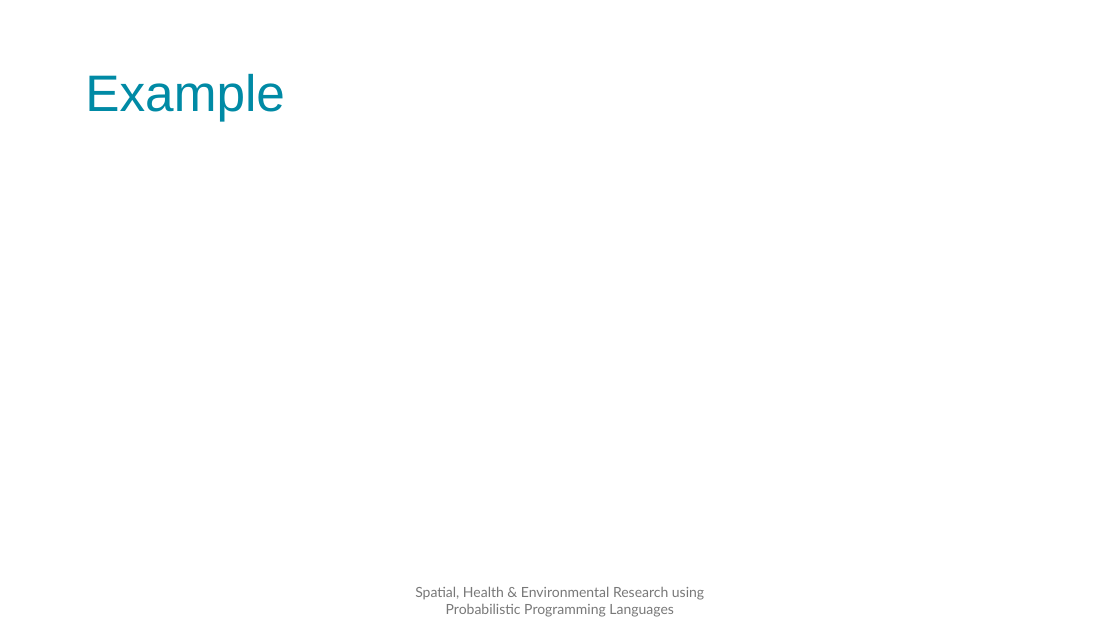
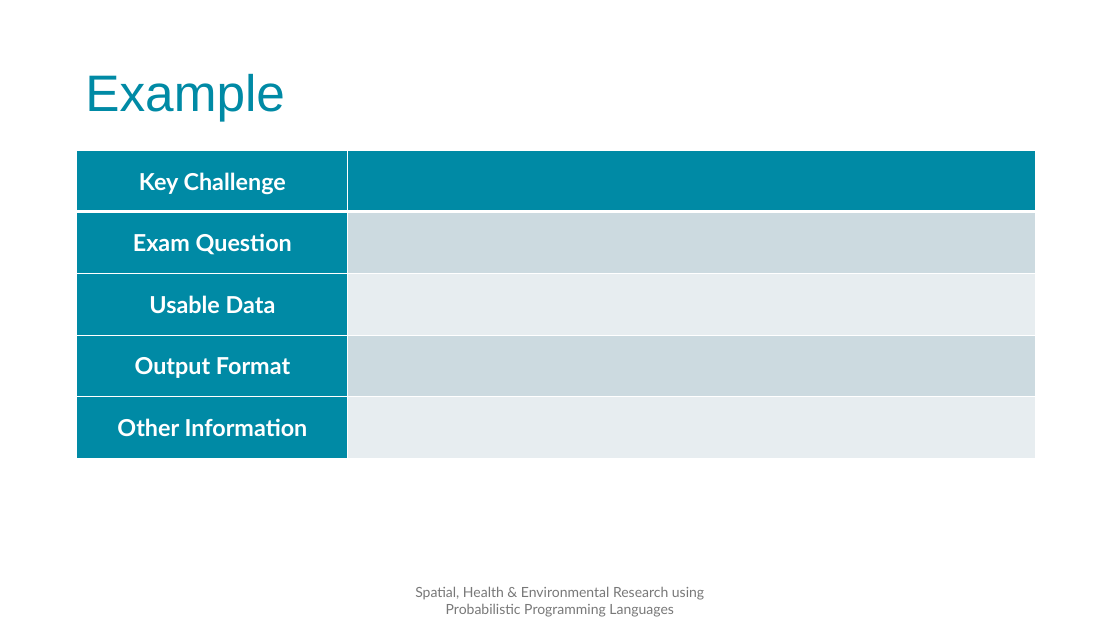
Before and after one commit to SPHERE-PPL/Annual-Meeting-Jan25, a slide deck: slide 25 of Presentations/DayPlan/Full Presentation.pptx. Drawn at 1120x630 pixels with LibreOffice and Linux fonts; fonts in the diff are those of the drawing; background and template pictures are left out. Boxes give left, top, right and bottom in pixels: in the first picture for what was removed or moved away, otherwise in the second. Text is boxed around its words. In the diff, an @@ line names an element or a change of style, - is before the commit and + after.

```diff
--- a/Presentations/DayPlan/Full Presentation.pptx
+++ b/Presentations/DayPlan/Full Presentation.pptx
@@ table added at [77,150,1037,459], 5 rows, 2 columns @@
+Key Challenge | 
+Exam Question | 
+Usable Data | 
+Output Format | 
+Other Information | 
```
Also in this commit, not shown: 1 other slide changed, 3 other files.
